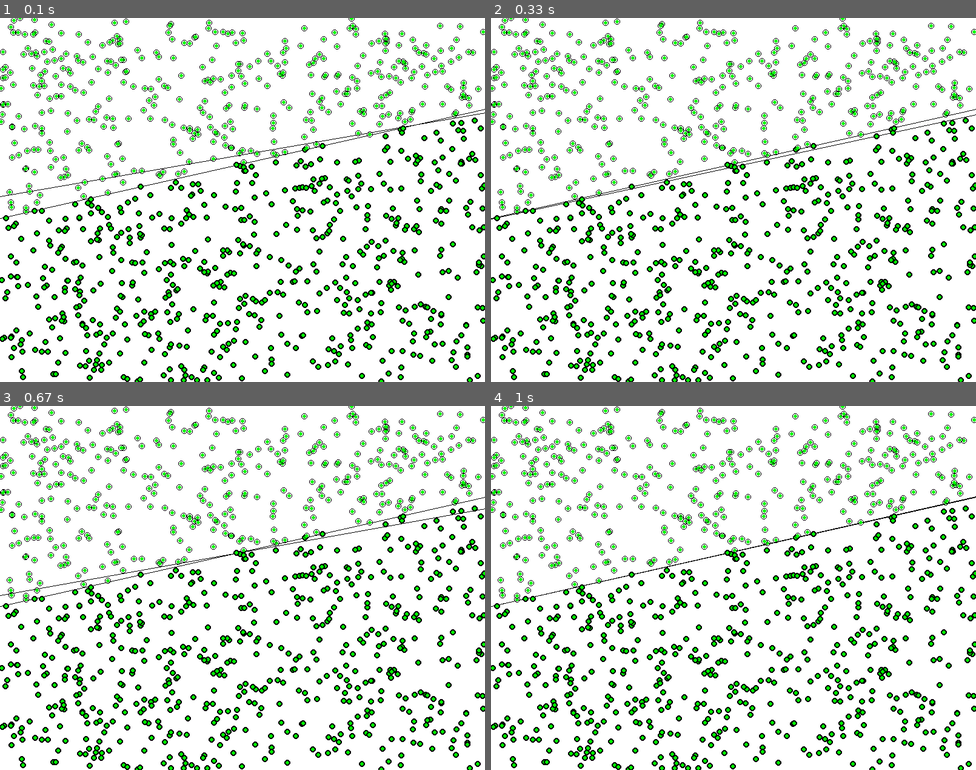
Above: before the commit, frames 1-4 (two rows, left to right).
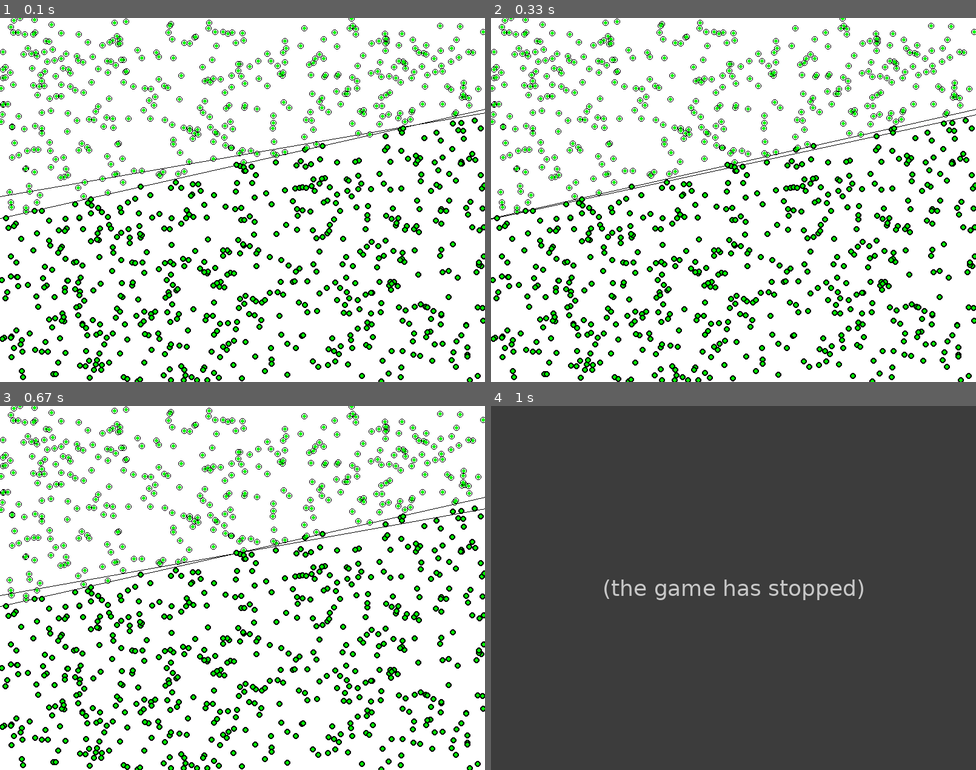
Above: after the commit, the same moments.

Repository: gdbranco/AI_Adventures
Game: pygame game, started from Perceptron/pygame_test.py
Two runs of this game, one before a commit and one after it. Both use one fixed random seed, a clock stepped at 60 frames per second and the inputs below.
Inputs:
- Up to frame 1 (0.1 s): no input
- Up to frame 2 (0.33 s): no input
- Up to frame 3 (0.67 s): no input
- Up to frame 4 (1 s): no input

Frames 1-3 are identical in both runs. In frame 4, 100% of the frame differs, in the area x 0-100%, y 0-100%.
After the commit the program exited at 0.68 s; later frames show no game.

Commit message:
Fixed gitignore

Diff:
--- a/Perceptron/point.py
+++ b/Perceptron/point.py
@@ -8,6 +8,10 @@
         self.y = random.uniform(-1, 1) if pos is None else pos[1]
         self.bias = 1
         self.label = 1 if self.y > f(self.x) else -1
+    def __eq__(self, other):
+        if(isinstance(other,Point)):
+            return True if self.x == other.x and self.y == other.y else False
+        return False
     def __str__(self):
         return "{},{}".format(self.pixelX(),self.pixelY())
     def pixelX(self):
--- a/Perceptron/pygame_test.py
+++ b/Perceptron/pygame_test.py
@@ -1,4 +1,5 @@
-import sys, pygame
+import sys, pygame, os
+from copy import copy
 from point import Point
 from perceptron import Perceptron
 from utils import f
@@ -11,6 +12,8 @@
 
 if __name__ == "__main__":
     pygame.init()
+    if(not os.path.exists("./tmp")):
+        os.mkdir("./tmp")
     size = width, height = 800, 600
     black = 0, 0, 0
     white = 255, 255, 255
@@ -21,6 +24,9 @@
     p = Perceptron(3)
     for i in range(1000):
         points.append(Point(size))
+    i = 0
+    last_p3 = None
+    last_p4 = None
     while True:
         checkEvents()
         screen.fill(white)
@@ -29,6 +35,8 @@
         pygame.draw.line(screen, black, p1.pos(), p2.pos(), 1)
         p3 = Point(size, (-1, p.guessF(-1)))
         p4 = Point(size, (1, p.guessF(1)))
+        if(last_p3 == p3 and last_p4 == p4):
+            sys.exit()
         pygame.draw.line(screen, black, p3.pos(),p4.pos(), 1)
         for point in points:
             pos = (point.pixelX(), point.pixelY())
@@ -37,4 +45,8 @@
             p.train(inputs, point.label)
             guess = p.guess(inputs)
             pygame.draw.circle(screen,green if guess == point.label else red,(point.pixelX(), point.pixelY()),3)
+            last_p3 = copy(p3)
+            last_p4 = copy(p4)
+        i+=1
+        pygame.image.save(screen,"./tmp/screenshot{}.jpg".format(i))
         pygame.display.update()
Not shown, added: .gitignore
